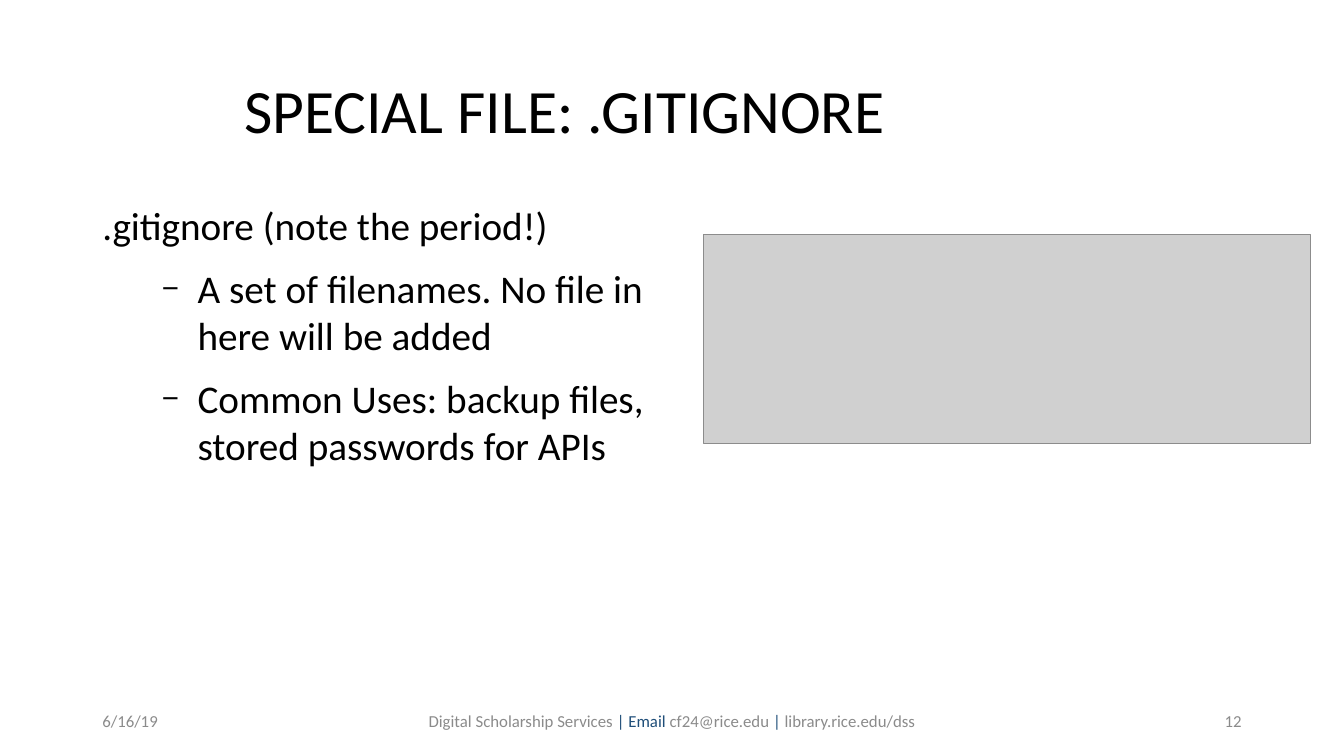
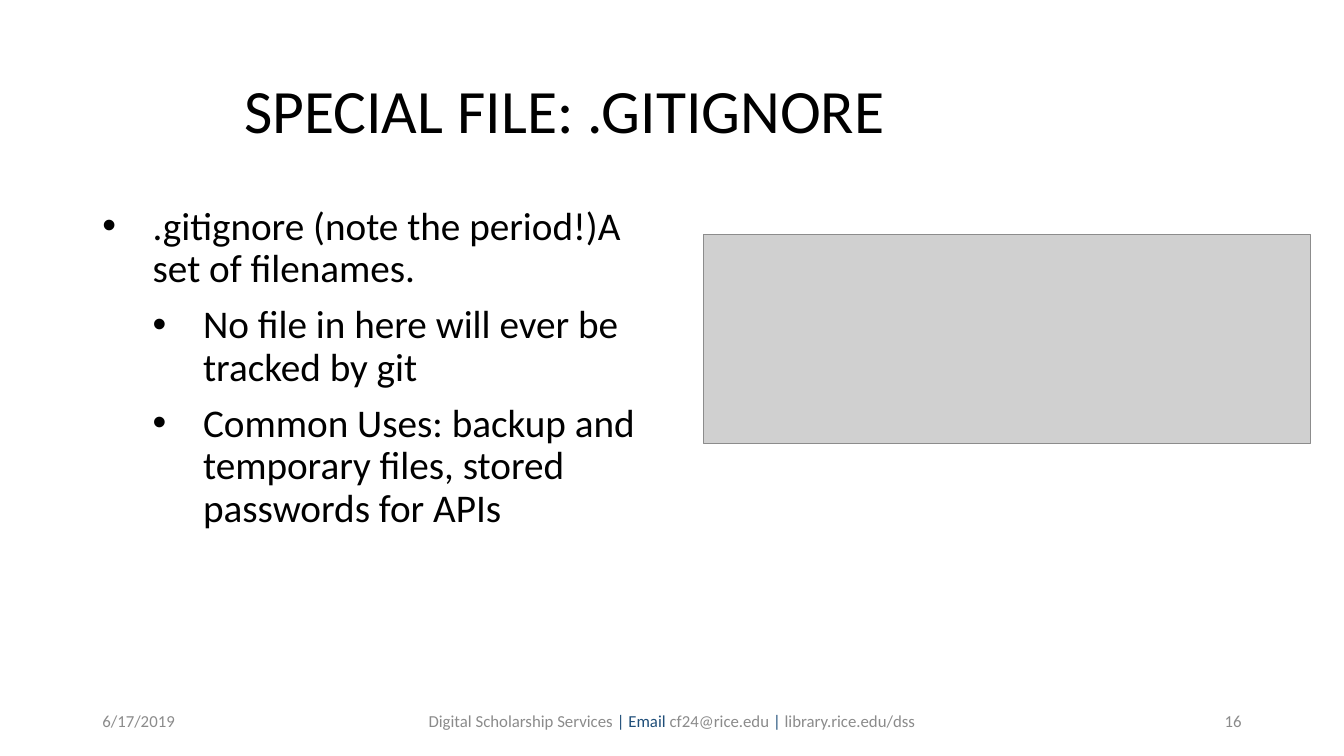
Before and after one commit to bakitybacon/rice-data-and-donuts, a slide deck: slide 16 of github/Introduction to Git & GitHub.pptx (slide 12 before the commit). Drawn at 1344x756 pixels with LibreOffice and Linux fonts; fonts in the diff are those of the drawing; grey boxes stand for pictures; background and template pictures are left out. Boxes give left, top, right and bottom in pixels: in the first picture for what was removed or moved away, otherwise in the second. Text is boxed around its words. In the diff, an @@ line names an element or a change of style, - is before the commit and + after.

```diff
--- a/github/Introduction to Git & GitHub.pptx
+++ b/github/Introduction to Git & GitHub.pptx
@@ text at <box>153,211,635,529</box>: text changed @@
-.gitignore (note the period!)
-  − A set of filenames. No file in here will be added
-  − Common Uses: backup files, stored passwords for APIs
+• .gitignore (note the period!)A set of filenames.
+  • No file in here will ever be tracked by git
+  • Common Uses: backup and temporary files, stored passwords for APIs
@@ text at <box>102,715,174,728</box>: text changed @@
-6/16/19
+6/17/2019
@@ page number at <box>1225,716,1242,727</box>: text changed @@
-12
+16
```
Also in this commit, not shown: 56 other slides changed, 13 slides added.
